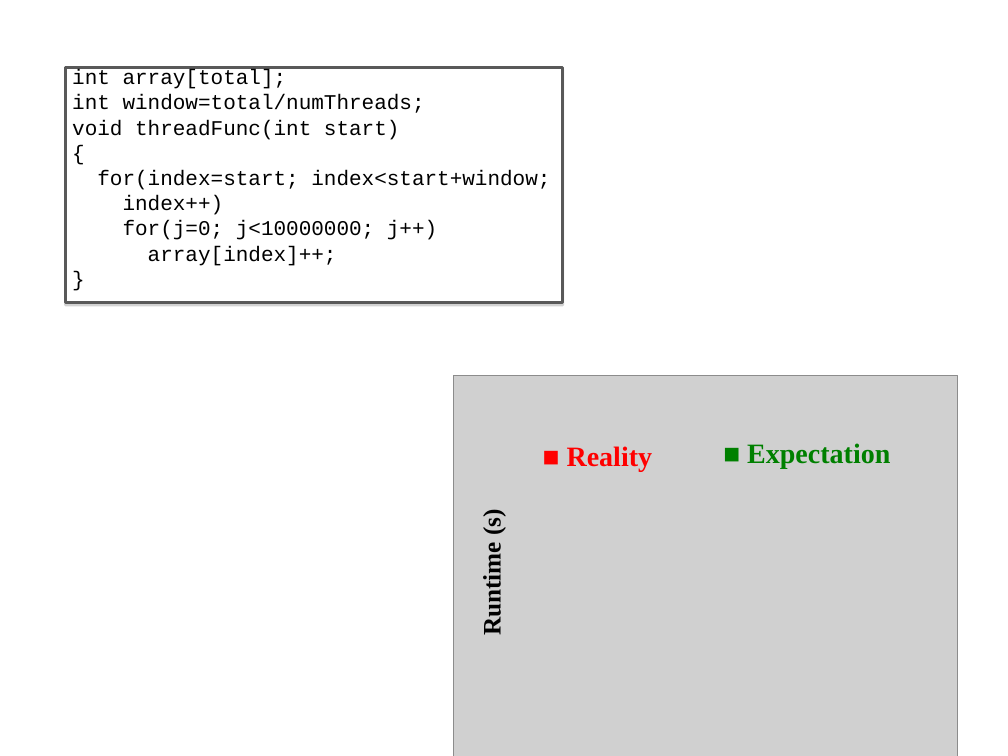
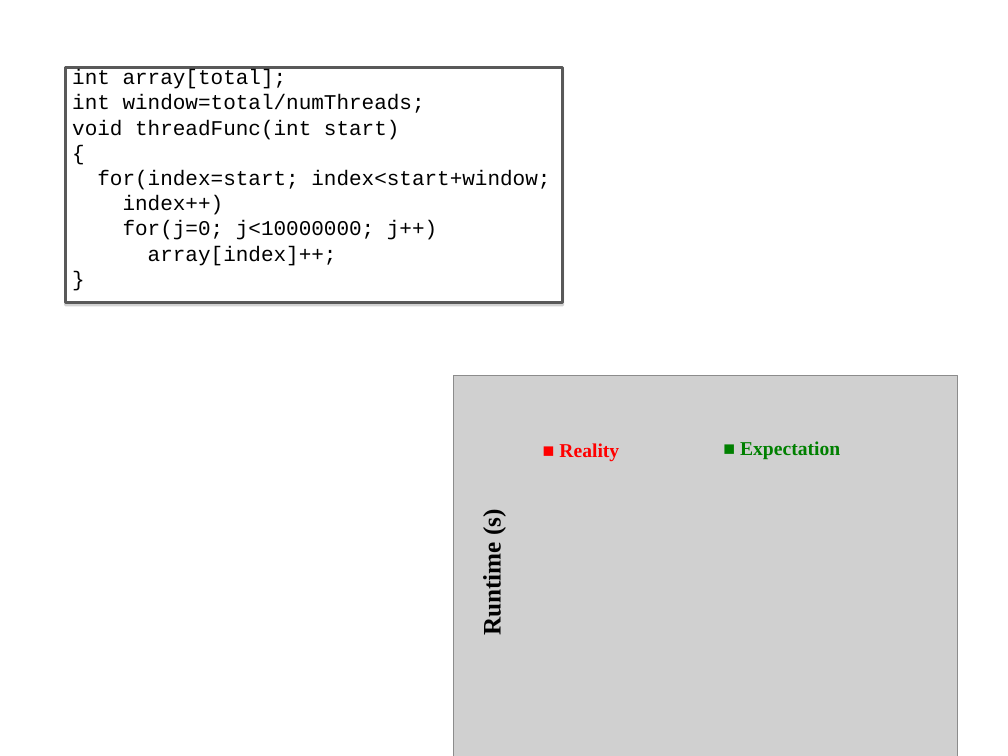
Before and after one commit to UTSASRG/Cheetah, a slide deck: slide 1 of figure/Figure2.ppt. Drawn at 1008x756 pixels with LibreOffice and Linux fonts; fonts in the diff are those of the drawing; grey boxes stand for pictures. Boxes give left, top, right and bottom in pixels: in the first picture for what was removed or moved away, otherwise in the second. Text is boxed around its words. In the diff, an @@ line names an element or a change of style, - is before the commit and + after.

```diff
--- a/figure/Figure2.ppt
+++ b/figure/Figure2.ppt
@@ free "■ Reality" at [537, 433, 706, 486]: size 20 to 14 pt @@
@@ free "■ Expectation" at [719, 430, 946, 483]: size 20 to 14 pt @@
```
Also in this commit, not shown: 1 other slide changed, 2 slides added, 2 other files.
